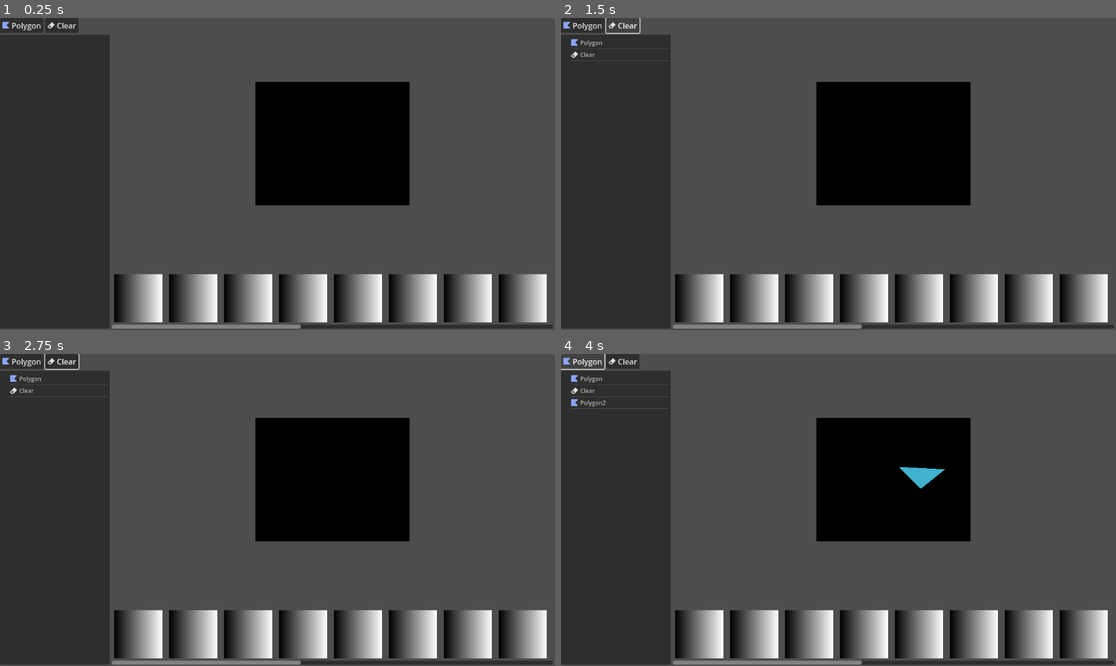
Above: before the commit, frames 1-4 (two rows, left to right).
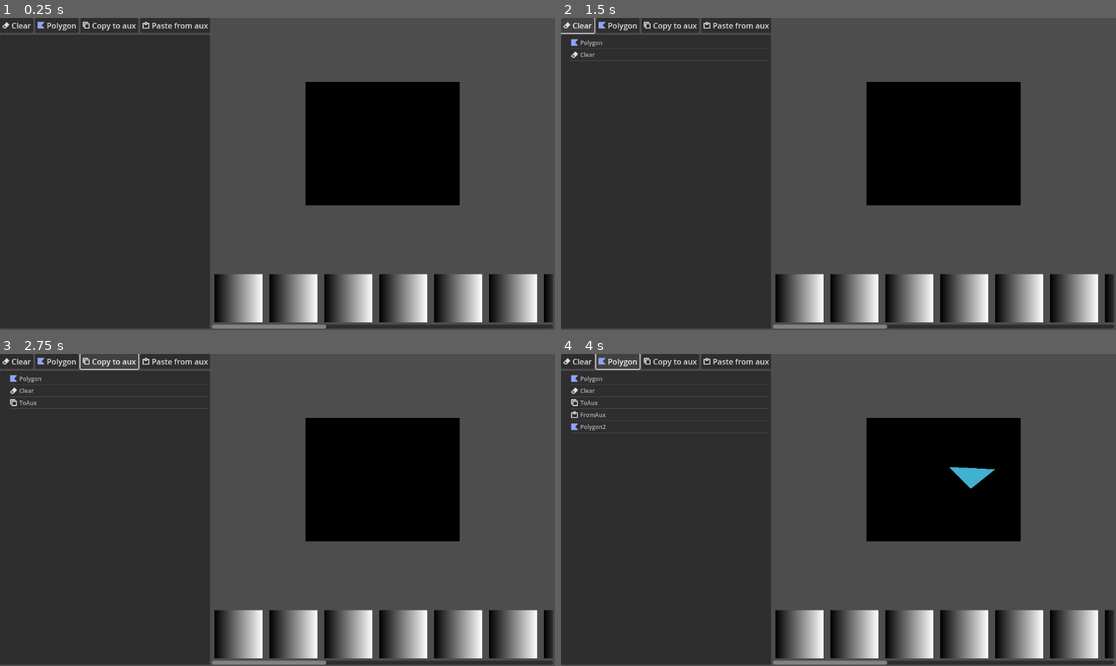
Above: after the commit, the same moments.

Repository: tehKaiN/blit_anim_editor
Game: Godot game, scene res://scenes/editor_main.tscn
Two runs of this game, one before a commit and one after it. Both use one fixed random seed, a clock stepped at 60 frames per second and the inputs below.
Inputs (mouse positions are in pixels of both pictures, inside the frame that each line leads up to):
- Up to frame 1 (0.25 s): no input
- Up to frame 2 (1.5 s): click "Polygon" at 0.5 s; click "Clear" at 1.25 s
- Up to frame 3 (2.75 s): click (111, 360) at 2 s, where only the run after the commit has a clickable "Copy to aux"
- Up to frame 4 (4 s): click (738, 360) at 2.75 s, where only the run after the commit has a clickable "Paste from aux"; click "Polygon" at 3.5 s

The runs differ from the first frame. In frame 1, 34% of the frame differs, in the area x 0-100%, y 0-100%; in frame 2, 34%; in frame 3, 34%; in frame 4, 35%.

Commit message:
add BlitterOpCopyToAux/BlitterOpPasteFromAux

Diff:
--- a/scenes/editor_main.tscn
+++ b/scenes/editor_main.tscn
@@ -1,10 +1,12 @@
-[gd_scene load_steps=9 format=3 uid="uid://dm8vdl7rxoe4r"]
+[gd_scene load_steps=11 format=3 uid="uid://dm8vdl7rxoe4r"]
 
 [ext_resource type="Script" path="res://scripts/editor_main.gd" id="1_krg5v"]
 [ext_resource type="Texture2D" uid="uid://bh34jlwud845r" path="res://assets/icons/Polygon2D.png" id="2_7628j"]
 [ext_resource type="Script" path="res://scripts/op_tree.gd" id="2_hwnt3"]
 [ext_resource type="Texture2D" uid="uid://7vj33twcq6dx" path="res://assets/icons/Eraser.png" id="3_cfks1"]
 [ext_resource type="Script" path="res://scripts/image_frame.gd" id="4_5usf1"]
+[ext_resource type="Texture2D" uid="uid://ce6npixdlvo2d" path="res://assets/icons/ActionCopy.png" id="4_rn7xw"]
+[ext_resource type="Texture2D" uid="uid://kkjn0i6qn4gf" path="res://assets/icons/ActionPaste.png" id="5_vay05"]
 
 [sub_resource type="PlaceholderTexture2D" id="PlaceholderTexture2D_5cc46"]
 size = Vector2(320, 256)
@@ -37,17 +39,29 @@
 custom_minimum_size = Vector2(0, 24)
 layout_mode = 2
 
+[node name="AddClearButton" type="Button" parent="HBoxContainer/VBoxContainer2/HBoxContainer"]
+unique_name_in_owner = true
+layout_mode = 2
+text = "Clear"
+icon = ExtResource("3_cfks1")
+
 [node name="AddPolygonButton" type="Button" parent="HBoxContainer/VBoxContainer2/HBoxContainer"]
 unique_name_in_owner = true
 layout_mode = 2
 text = "Polygon"
 icon = ExtResource("2_7628j")
 
-[node name="AddClearButton" type="Button" parent="HBoxContainer/VBoxContainer2/HBoxContainer"]
-unique_name_in_owner = true
-layout_mode = 2
-text = "Clear"
-icon = ExtResource("3_cfks1")
+[node name="CopyToAuxButton" type="Button" parent="HBoxContainer/VBoxContainer2/HBoxContainer"]
+unique_name_in_owner = true
+layout_mode = 2
+text = "Copy to aux"
+icon = ExtResource("4_rn7xw")
+
+[node name="PasteFromAuxButton" type="Button" parent="HBoxContainer/VBoxContainer2/HBoxContainer"]
+unique_name_in_owner = true
+layout_mode = 2
+text = "Paste from aux"
+icon = ExtResource("5_vay05")
 
 [node name="OpTree" type="Tree" parent="HBoxContainer/VBoxContainer2"]
 unique_name_in_owner = true
--- a/scripts/editor_main.gd
+++ b/scripts/editor_main.gd
@@ -7,18 +7,28 @@
 	func _init(op_name: String):
 		name = op_name
 
-	func apply(image: Image, scratch_image: Image) -> void:
+	func apply(image: Image, scratch_image: Image, aux_image: Image) -> void:
 		pass
 	func create_editor(image_frame: ImageFrame) -> Control:
 		return null
 
 
-class ClearOp extends BlitterOp:
-	func apply(image: Image, scratch_image: Image) -> void:
+class BlitterOpCopyToAux extends BlitterOp:
+	func apply(image: Image, scratch_image: Image, aux_image: Image) -> void:
+		aux_image.copy_from(image)
+
+
+class BlitterOpPasteFromAux extends BlitterOp:
+	func apply(image: Image, scratch_image: Image, aux_image: Image) -> void:
+		image.copy_from(aux_image)
+
+
+class BlitterOpClear extends BlitterOp:
+	func apply(image: Image, scratch_image: Image, aux_image: Image) -> void:
 		image.fill(Color.BLACK)
 
 
-class PolyOp extends BlitterOp:
+class BlitterOpPoly extends BlitterOp:
 		class Point:
 			var pos: Vector2i
 
@@ -44,7 +54,7 @@
 			self.is_keep_border = is_keep_border
 
 
-		func apply(image: Image, scratch_image: Image) -> void:
+		func apply(image: Image, scratch_image: Image, aux_image: Image) -> void:
 			scratch_image.fill(Color.BLACK)
 			var bounds := _calculate_bounds()
 			#print("bounds: {0} {1}".format([bounds.position, bounds.end]))
@@ -113,14 +123,17 @@
 			var bounds := Rect2i(min, max - min)
 			return bounds
 
+@onready var _add_clear_button: Button = %AddClearButton
 @onready var _add_polygon_button: Button = %AddPolygonButton
-@onready var _add_clear_button: Button = %AddClearButton
+@onready var _copy_to_aux_button: Button = %CopyToAuxButton
+@onready var _paste_from_aux_button: Button = %PasteFromAuxButton
 @onready var op_tree: Tree = %OpTree
 @onready var current_frame: ImageFrame = %CurrentFrame
 
 var current_op_editor: Control
 var current_frame_image: Image
 var scratch_image: Image
+var aux_image: Image
 var current_frame_texture: ImageTexture
 var selected_item: TreeItem:
 	set(value):
@@ -142,13 +155,16 @@
 func _ready() -> void:
 	var root_node := op_tree.create_item()
 	root_node.set_text(0, "Root")
+	_add_clear_button.pressed.connect(_on_add_clear_button_pressed)
 	_add_polygon_button.pressed.connect(_on_add_polygon_button_pressed)
-	_add_clear_button.pressed.connect(_on_add_clear_button_pressed)
+	_copy_to_aux_button.pressed.connect(_on_copy_to_aux_button_pressed)
+	_paste_from_aux_button.pressed.connect(_on_paste_from_aux_button_pressed)
 	op_tree.reordered.connect(_on_tree_reordered)
 	op_tree.item_selected.connect(_on_tree_item_selected)
 
 	current_frame_image = Image.create(320, 256, false, Image.FORMAT_RGB8)
 	scratch_image = Image.create(320, 256, false, Image.FORMAT_RGB8)
+	aux_image = Image.create(320, 256, false, Image.FORMAT_RGB8)
 	current_frame_texture = ImageTexture.create_from_image(current_frame_image)
 	current_frame.texture = current_frame_texture
 	current_frame.get_parent().resized.connect(_on_frame_container_resized)
@@ -163,31 +179,34 @@
 func _on_editor_data_changed() -> void:
 	_draw_frame_from_commands()
 
+
+func _on_copy_to_aux_button_pressed() -> void:
+	var op_name := _get_free_op_name(op_tree, "ToAux")
+	var op := BlitterOpCopyToAux.new(op_name)
+	_add_op(op, _copy_to_aux_button.icon)
+
+
+func _on_paste_from_aux_button_pressed() -> void:
+	var op_name := _get_free_op_name(op_tree, "FromAux")
+	var op := BlitterOpPasteFromAux.new(op_name)
+	_add_op(op, _paste_from_aux_button.icon)
+
 func _on_add_clear_button_pressed() -> void:
 	var op_name := _get_free_op_name(op_tree, "Clear")
-	var op := ClearOp.new(op_name)
-
-	var item := op_tree.create_item()
-	item.set_icon(0, _add_clear_button.icon)
-	item.set_text(0, op_name)
-	item.set_meta("op", op)
-	_draw_frame_from_commands()
+	var op := BlitterOpClear.new(op_name)
+	_add_op(op, _add_clear_button.icon)
 
 func _on_add_polygon_button_pressed() -> void:
 	var color := Color(randf(), randf(), randf())
 	var offs := Vector2i(randi() % 200, randi() % 200)
 	var op_name := _get_free_op_name(op_tree, "Polygon")
-	var op := PolyOp.new(
+	var op := BlitterOpPoly.new(
 		op_name,
 		[Vector2i(5, 5) + offs, Vector2i(50, 50) + offs, Vector2i(100, 10) + offs],
 		color, true, true
 	)
-
-	var item := op_tree.create_item()
-	item.set_icon(0, _add_polygon_button.icon)
-	item.set_text(0, op_name)
-	item.set_meta("op", op)
-	_draw_frame_from_commands()
+	_add_op(op, _add_polygon_button.icon)
+
 
 func _on_tree_reordered() -> void:
 	_draw_frame_from_commands()
@@ -224,6 +243,7 @@
 		i += 1
 	return check_name
 
+
 func _draw_frame_from_commands() -> void:
 	current_frame_image.fill(Color.BLACK)
 	var ops : Array[BlitterOp] = []
@@ -232,5 +252,13 @@
 			ops.push_back(op)
 
 	for op: BlitterOp in ops:
-		op.apply(current_frame_image, scratch_image)
+		op.apply(current_frame_image, scratch_image, aux_image)
 	current_frame_texture.update(current_frame_image)
+
+
+func _add_op(op: BlitterOp, icon: Texture2D) -> void:
+	var item := op_tree.create_item()
+	item.set_icon(0, icon)
+	item.set_text(0, op.name)
+	item.set_meta("op", op)
+	_draw_frame_from_commands()
--- a/scripts/polygon_editor.gd
+++ b/scripts/polygon_editor.gd
@@ -11,7 +11,7 @@
 @onready var _move_button: Button = %MoveButton
 
 var _image_frame: ImageFrame
-var _op: EditorMain.PolyOp
+var _op: EditorMain.BlitterOpPoly
 var _is_button_used := false
 
 var active_tool: Tool:
@@ -30,7 +30,7 @@
 	_image_frame.mouse_button_on_position.connect(_on_image_frame_mouse_button_on_position)
 
 
-func try_remove_point(point: EditorMain.PolyOp.Point) -> bool:
+func try_remove_point(point: EditorMain.BlitterOpPoly.Point) -> bool:
 	if _op.points.size() <= 3:
 		return false
 	_op.points.erase(point)
@@ -50,7 +50,7 @@
 	for gizmo: Control in _gizmos.get_children():
 		gizmo.queue_free()
 
-	for point: EditorMain.PolyOp.Point in _op.points:
+	for point: EditorMain.BlitterOpPoly.Point in _op.points:
 		var gizmo = _gizmo_scene.instantiate() as PolygonGizmo
 		assert(gizmo != null)
 		gizmo.data_changed.connect(_on_gizmo_data_changed)
@@ -62,7 +62,7 @@
 	return x*x
 
 
-func _find_point_before_in_nearest_line(position: Vector2i) -> EditorMain.PolyOp.Point:
+func _find_point_before_in_nearest_line(position: Vector2i) -> EditorMain.BlitterOpPoly.Point:
 	var point_count := _op.points.size()
 	var closest_distance := INF
 	var closest_point_before :=  _op.points[0]
@@ -96,7 +96,7 @@
 		_is_button_used = true
 		if _add_button.button_pressed:
 			var point_before := _find_point_before_in_nearest_line(mouse_position)
-			_op.points.insert(_op.points.find(point_before) + 1, EditorMain.PolyOp.Point.new(mouse_position))
+			_op.points.insert(_op.points.find(point_before) + 1, EditorMain.BlitterOpPoly.Point.new(mouse_position))
 			notify_data_changed()
 			_update_op_gizmos()
 	elif !is_pressed:
--- a/scripts/polygon_gizmo.gd
+++ b/scripts/polygon_gizmo.gd
@@ -4,14 +4,14 @@
 signal data_changed()
 
 var _image_frame: ImageFrame
-var _point: EditorMain.PolyOp.Point
+var _point: EditorMain.BlitterOpPoly.Point
 var _editor: PolygonEditor
 
 var is_drag_enabled: bool:
 	get:
 		return _editor.active_tool == PolygonEditor.Tool.MOVE
 
-func init(image_frame: ImageFrame, point: EditorMain.PolyOp.Point, editor: PolygonEditor) -> void:
+func init(image_frame: ImageFrame, point: EditorMain.BlitterOpPoly.Point, editor: PolygonEditor) -> void:
 	_image_frame = image_frame
 	_point = point
 	_editor = editor
Binary file added: assets/icons/ActionCopy.png
Not shown, added: assets/icons/ActionCopy.png.import
Binary file added: assets/icons/ActionPaste.png
Not shown, added: assets/icons/ActionPaste.png.import
